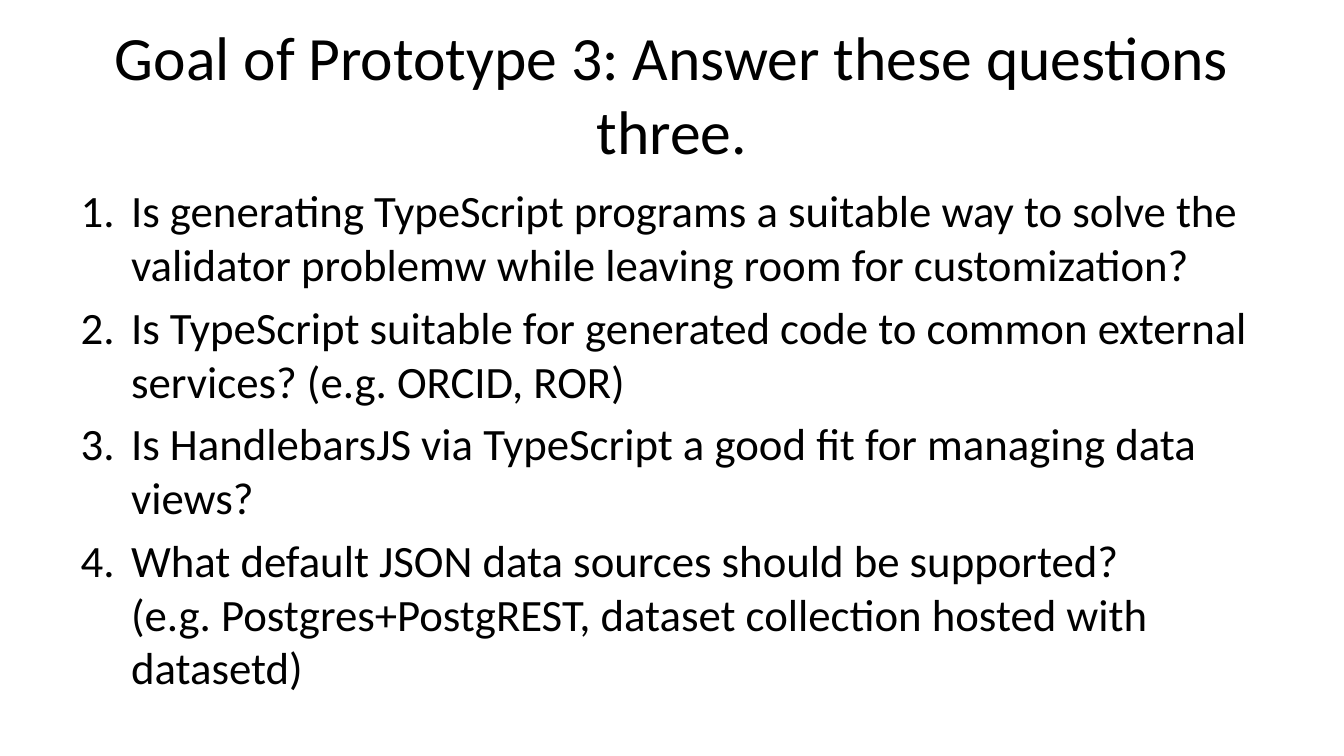
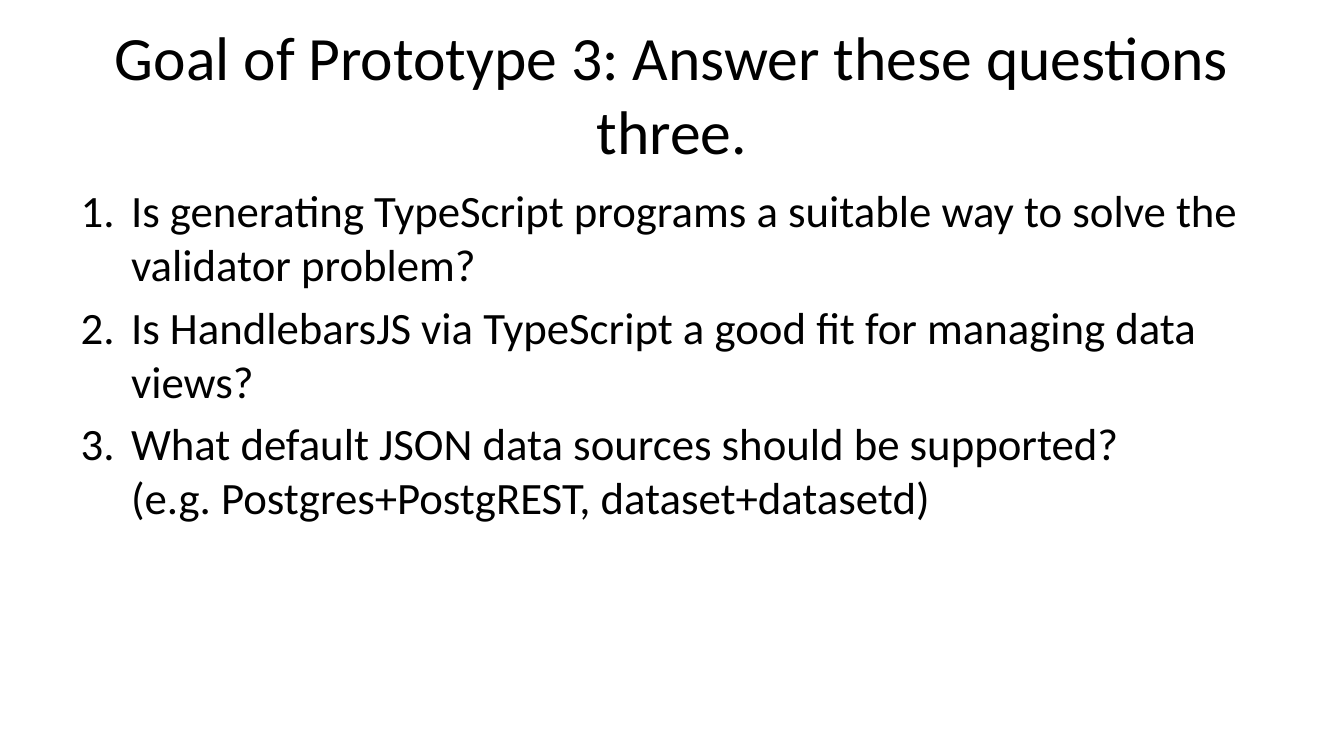
Before and after one commit to caltechlibrary/newt, a slide deck: slide 6 of presentation3/newt-p3.pptx (slide 4 before the commit). Drawn at 1344x756 pixels with LibreOffice and Linux fonts; fonts in the diff are those of the drawing. Boxes give left, top, right and bottom in pixels: in the first picture for what was removed or moved away, otherwise in the second. Text is boxed around its words. In the diff, an @@ line names an element or a change of style, - is before the commit and + after.

Commit message:
sketch 3rd prototype for when I get a chance to work on it again

```diff
--- a/presentation3/newt-p3.pptx
+++ b/presentation3/newt-p3.pptx
@@ text at <box>131,196,1237,289</box>: text changed @@
-1. Is generating TypeScript programs a suitable way to solve the validator problemw while leaving room for customization?
-2. Is TypeScript suitable for generated code to common external services? (e.g. ORCID, ROR)
+1. Is generating TypeScript programs a suitable way to solve the validator problem?
@@ text at <box>131,429,1118,522</box>: text changed @@
-4. What default JSON data sources should be supported? (e.g. Postgres+PostgREST, dataset collection hosted with datasetd)
+3. What default JSON data sources should be supported? (e.g. Postgres+PostgREST, dataset+datasetd)
```
Also in this commit, not shown: 16 other slides changed, 5 slides added, 1 slide removed, 52 other files.
